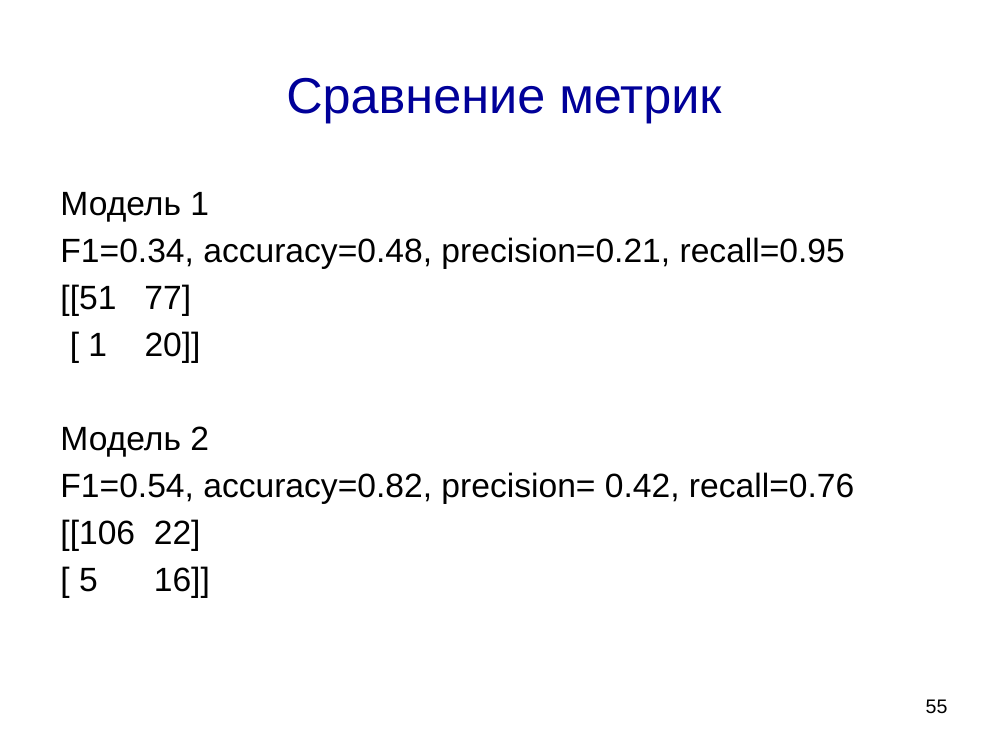
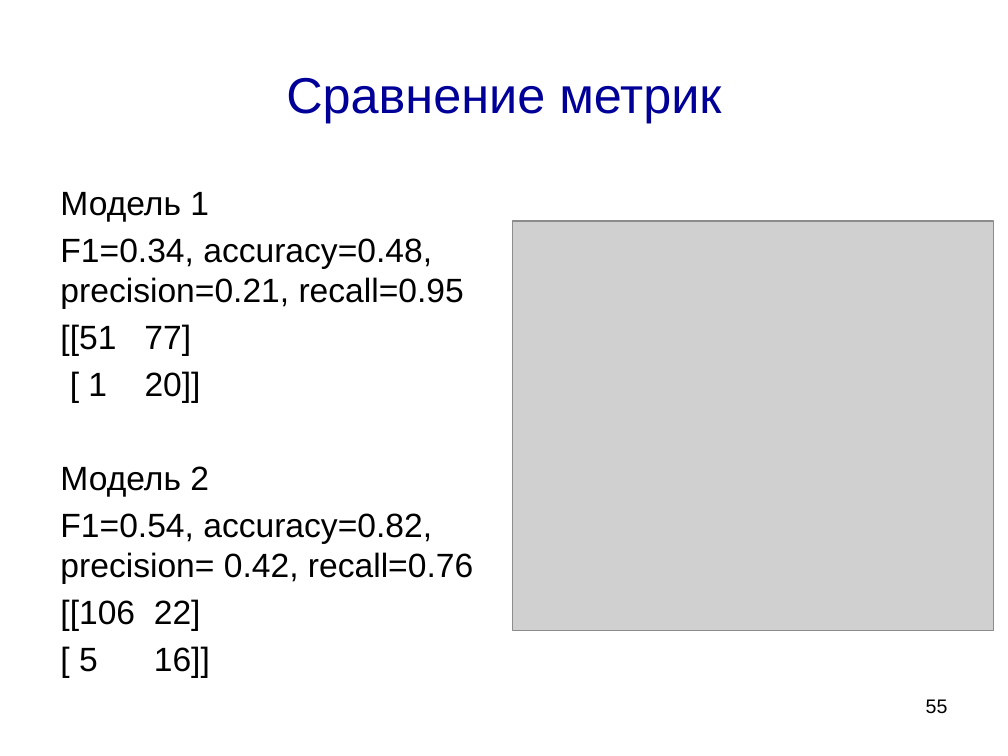
Before and after one commit to sudakov/ai-lab, a slide deck: slide 55 of ML3.pptx. Drawn at 1008x756 pixels with LibreOffice and Linux fonts; fonts in the diff are those of the drawing; grey boxes stand for pictures. Boxes give left, top, right and bottom in pixels: in the first picture for what was removed or moved away, otherwise in the second. Text is boxed around its words. In the diff, an @@ line names an element or a change of style, - is before the commit and + after.

```diff
--- a/ML3.pptx
+++ b/ML3.pptx
@@ text "Модель 1" rewrapped from (60,192,854,598) to (60,192,473,678) @@
@@ picture added at (513,221,994,630) @@
```
Also in this commit, not shown: 3 other files.
